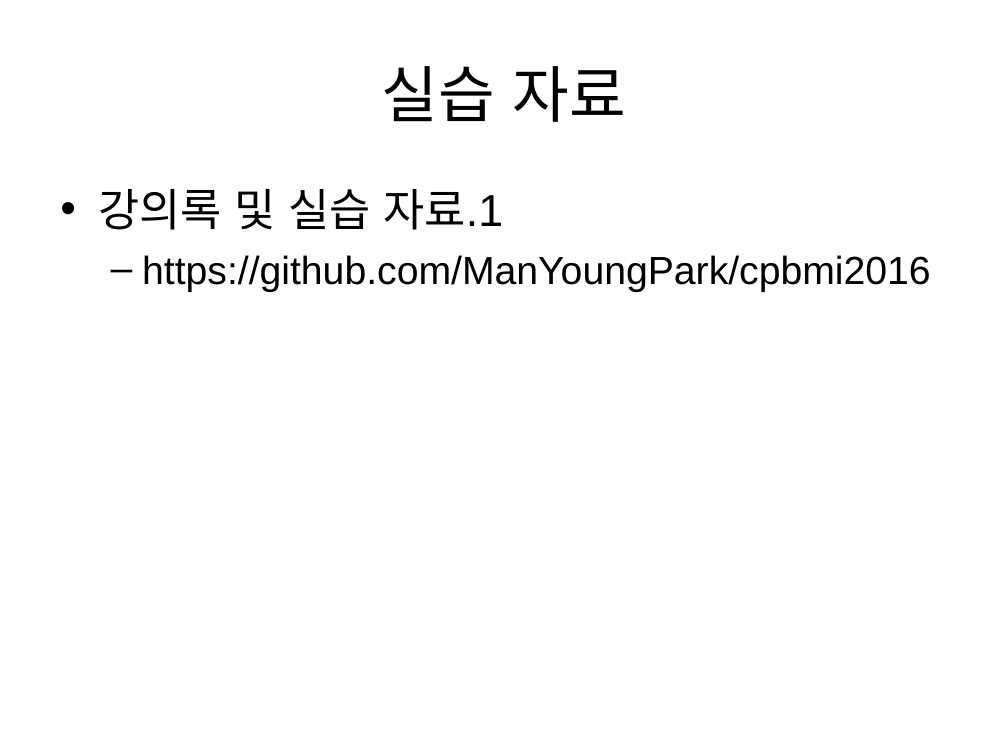
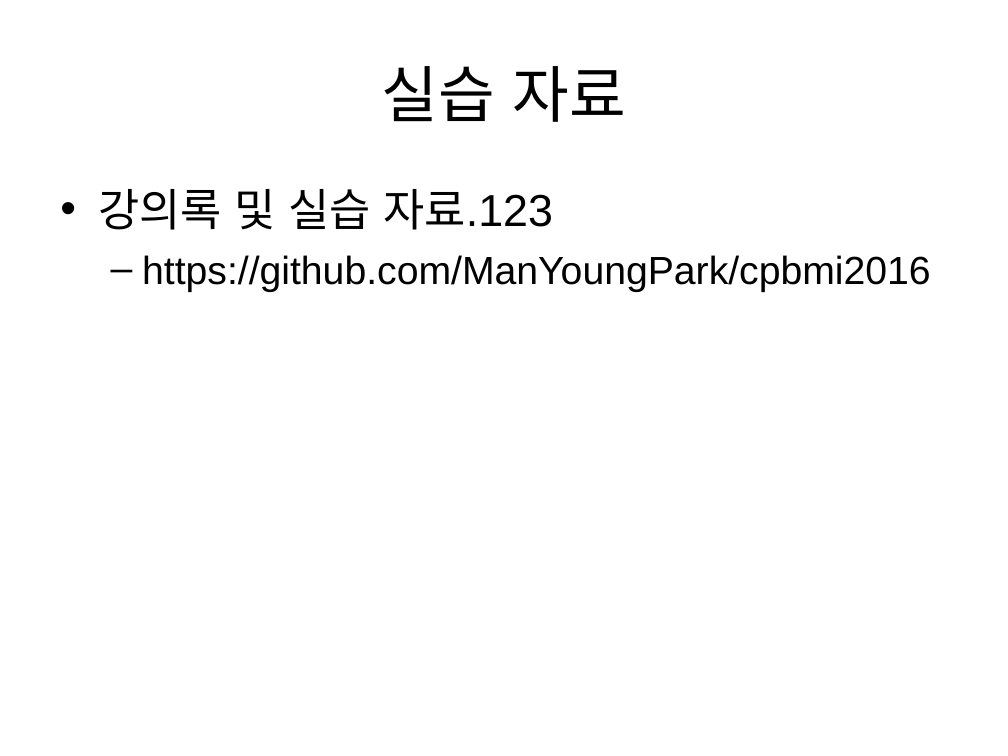
Before and after one commit to ManYoungPark/cpbmi2016, a slide deck: slide 2 of CPBMI_pmy_1st_create_insert_select.ppt. Drawn at 1008x756 pixels with LibreOffice and Linux fonts; fonts in the diff are those of the drawing; background and template pictures are left out. Boxes give left, top, right and bottom in pixels: in the first picture for what was removed or moved away, otherwise in the second. Text is boxed around its words. In the diff, an @@ line names an element or a change of style, - is before the commit and + after.

Commit message:
lg3

```diff
--- a/CPBMI_pmy_1st_create_insert_select.ppt
+++ b/CPBMI_pmy_1st_create_insert_select.ppt
@@ text at <box>98,189,553,230</box>: text changed @@
-• 강의록 및 실습 자료.1
+• 강의록 및 실습 자료.123
```
Also in this commit, not shown: 1 other slide changed.
